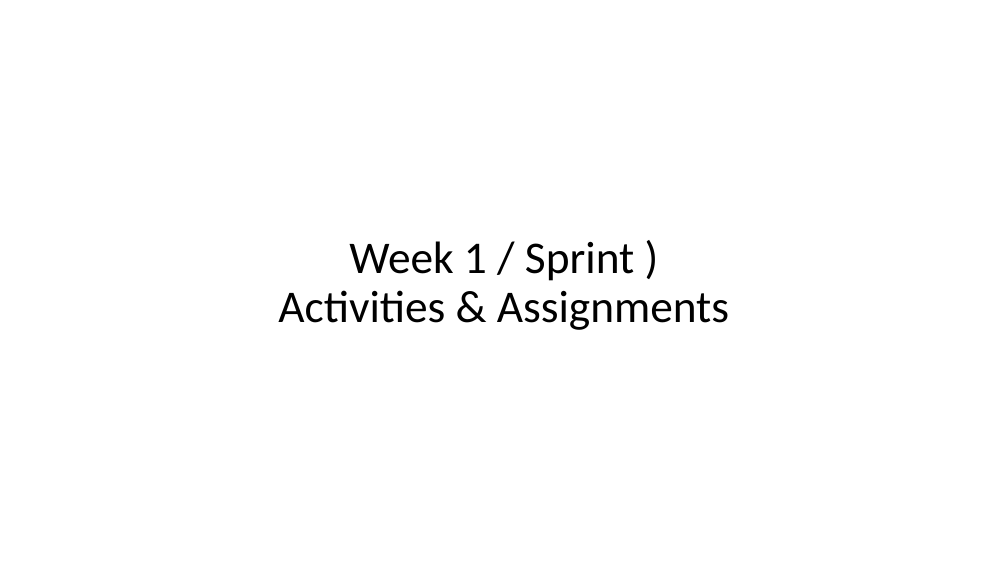
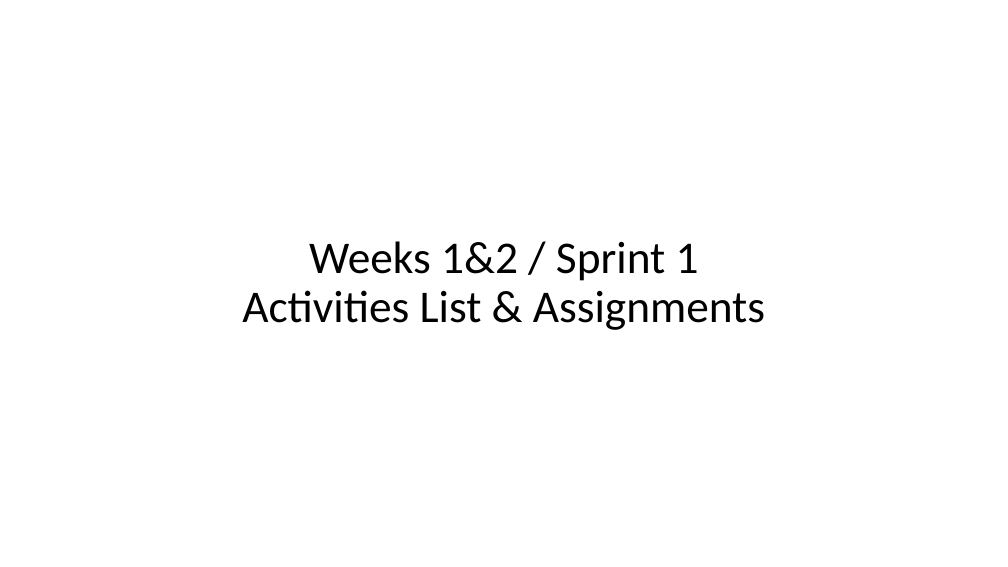
Before and after one commit to EricJPogue/CPSC-24500, a slide deck: slide 10 of lecture-slides/2019-08-26.pptx. Drawn at 1008x567 pixels with LibreOffice and Linux fonts; fonts in the diff are those of the drawing. Boxes give left, top, right and bottom in pixels: in the first picture for what was removed or moved away, otherwise in the second. Text is boxed around its words. In the diff, an @@ line names an element or a change of style, - is before the commit and + after.

```diff
--- a/lecture-slides/2019-08-26.pptx
+++ b/lecture-slides/2019-08-26.pptx
@@ title at (x1=242, y1=241, x2=765, y2=330): text changed @@
-Week 1 / Sprint )
-Activities & Assignments
+Weeks 1&2 / Sprint 1
+Activities List & Assignments
```
Also in this commit, not shown: 1 other slide changed, 4 other files.
